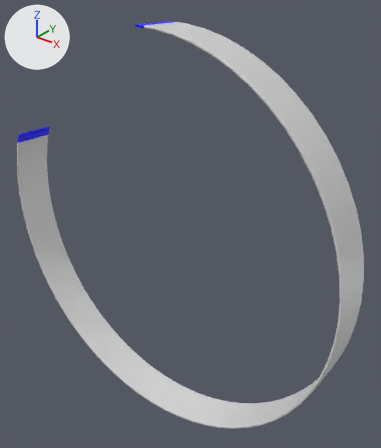
What one commit did to the FBX model Assets/Meshes/Notes/LongNote/LongNote13.fbx.
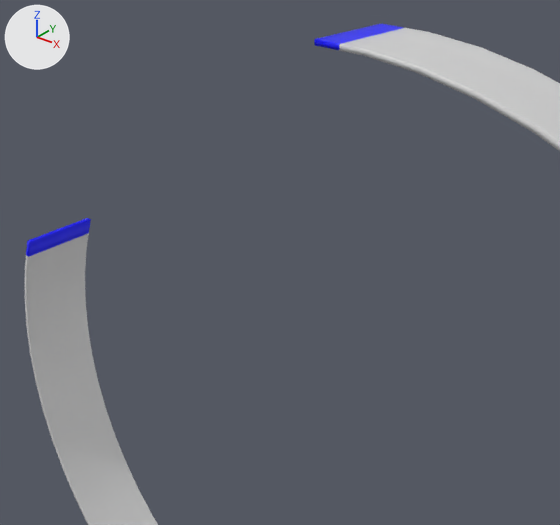
There are two pictures of each version: one whole from a 50 mm camera at (1.558, -1.697, 1.19) aimed at (0.103, 0.121, 0.062), one close up from a 50 mm camera at (0.755, -1.132, 1.211) aimed at (-0.228, 0.096, 0.449). The axes (+X, +Y, +Z) are drawn at upper left. The lights are the same throughout.

Script lines for the objects in view, before the commit:
```python
me_cylinder_048 = bpy.data.meshes.new('Cylinder.048')
me_cylinder_048.from_pydata(...)  # 7040 vertices, 7038 faces; spans x -0.99..0.99, y -0.1..0.1, z -0.99..0.99
# faces by material slot: [6656, 382]
me_cylinder_048.materials.append(mat_mat_longnote)  # white #e7e7e7
me_cylinder_048.materials.append(mat_mat_longnoteedge)  # blue #0000ff
ob_longnote13 = bpy.data.objects.new('LongNote13', me_cylinder_048)
ob_longnote13.location = (0.0, 0.0, 0.0)
```
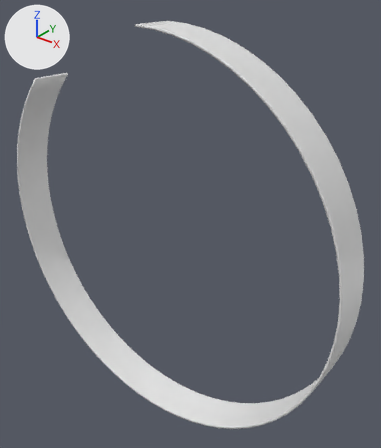
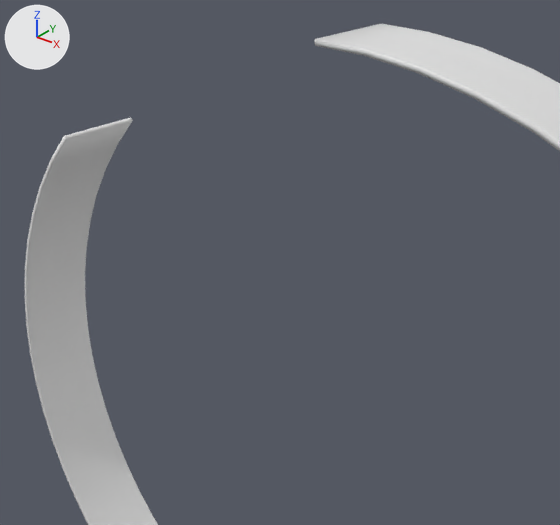
The change in detail:
Material 'Mat_tmp0' (mat_mat_tmp0) is new.
Its base color is (0.8, 0.8, 0.8) (white #e7e7e7).
me_cylinder_048 is used by ob_longnote13; location (0.0, 0.0, 0.0).
me_cylinder_048 had 7040 vertices, 7038 faces and spanned x -0.99..0.99, y -0.1..0.1, z -0.99..0.99.
me_cylinder_048 no longer uses material mat_mat_longnote (white #e7e7e7).
me_cylinder_048 no longer uses material mat_mat_longnoteedge (blue #0000ff).
me_cylinder_048 now has 7296 vertices, 7294 faces and spans x -0.99..0.99, y -0.1..0.1, z -0.99..0.99.
me_cylinder_048 part 1: 128 vertices removed from x -0.93..-0.92, y -0.1..0.1, z 0.33; 512 vertices added at x -0.87..-0.69, y -0.1..0.1, z 0.46..0.7.
me_cylinder_048 part 2: 128 vertices removed from x 0.05, y -0.1..0.1, z 0.98..0.99.
me_cylinder_048 now uses material mat_mat_tmp0 (white #e7e7e7).

Boxes (x1, y1, x2, y2) around the edits, measured in the close-ups (560 x 525 px):
part 1 of me_cylinder_048, built on
    before: (25, 220, 91, 270)
    after: (27, 117, 133, 243)
part 2 of me_cylinder_048, deleted
    before: (314, 24, 428, 56)
